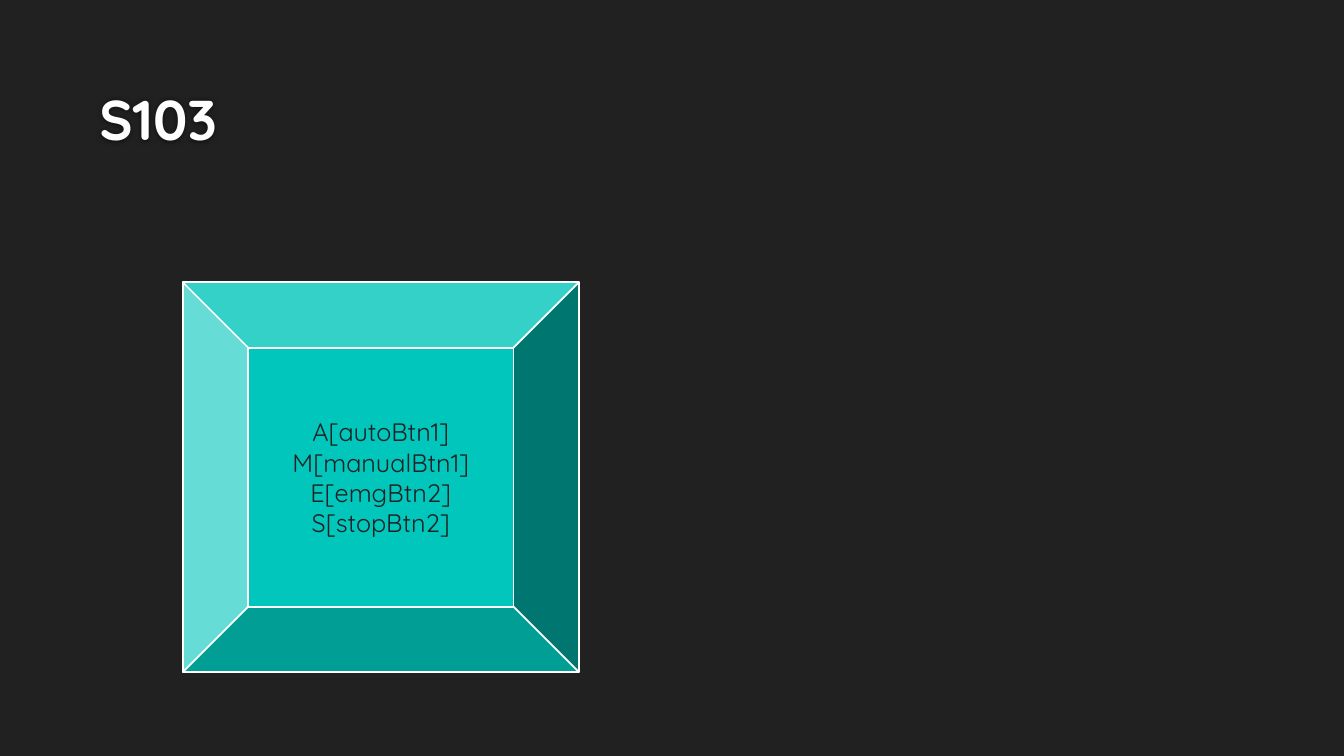
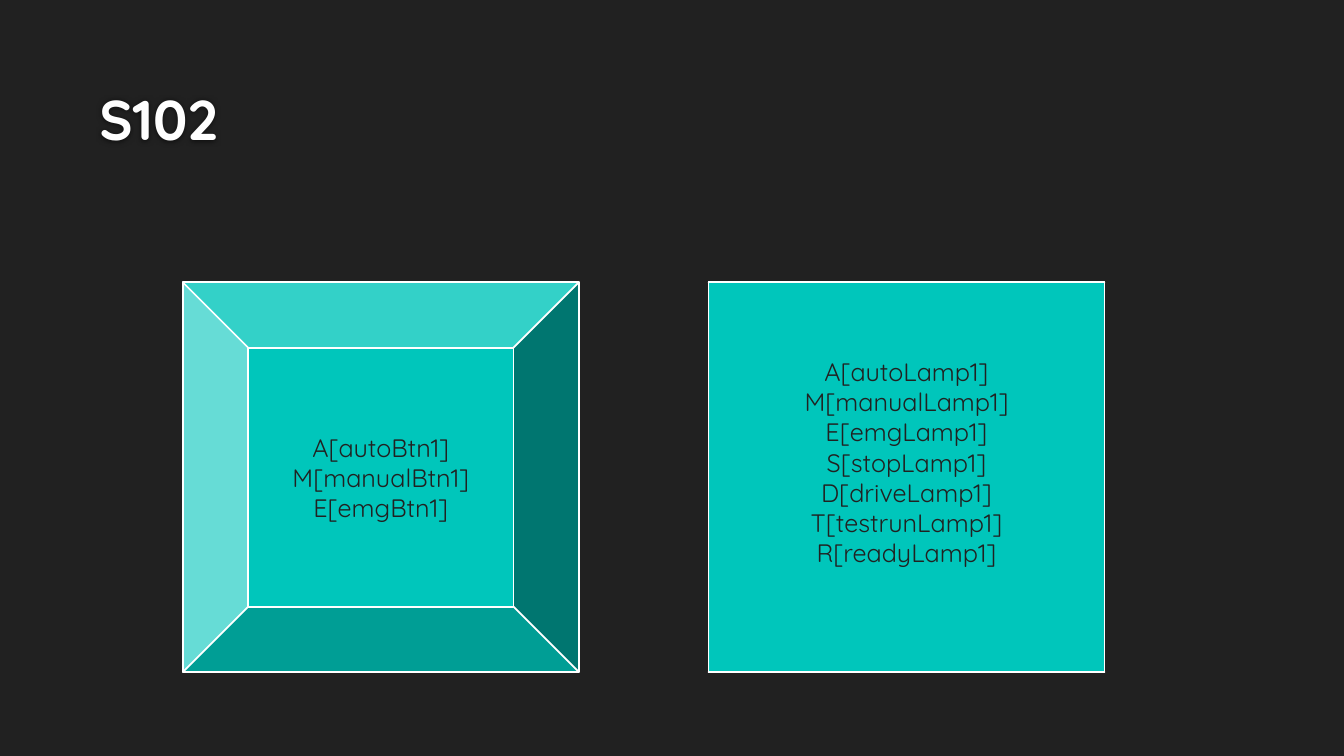
Before and after one commit to DualsoftDev/ds, a slide deck: slide 3 of DsDotNet/src/UnitTest/UnitTest.Engine/ImportOffice/ppt/T10_Button.pptx (slide 4 before the commit). Drawn at 1344x756 pixels with LibreOffice and Linux fonts; fonts in the diff are those of the drawing; background and template pictures are left out. Boxes give left, top, right and bottom in pixels: in the first picture for what was removed or moved away, otherwise in the second. Text is boxed around its words. In the diff, an @@ line names an element or a change of style, - is before the commit and + after.

```diff
--- a/DsDotNet/src/UnitTest/UnitTest.Engine/ImportOffice/ppt/T10_Button.pptx
+++ b/DsDotNet/src/UnitTest/UnitTest.Engine/ImportOffice/ppt/T10_Button.pptx
@@ title at (x1=99, y1=100, x2=217, y2=141): text changed @@
-S103
+S102
@@ bevel added at (x1=709, y1=282, x2=1105, y2=673), fill #00C6BB, outline #FFFFFF 1.25 pt, 18 pt, text #212121 @@
+A[autoLamp1]
+M[manualLamp1]
+E[emgLamp1]
+S[stopLamp1]
+D[driveLamp1]
+T[testrunLamp1]
+R[readyLamp1]
@@ text in bevel at (x1=313, y1=491, x2=448, y2=522): text changed @@
-E[emgBtn2]
-S[stopBtn2]
+E[emgBtn1]
```
Also in this commit, not shown: 2 other slides changed, 4 other files.
